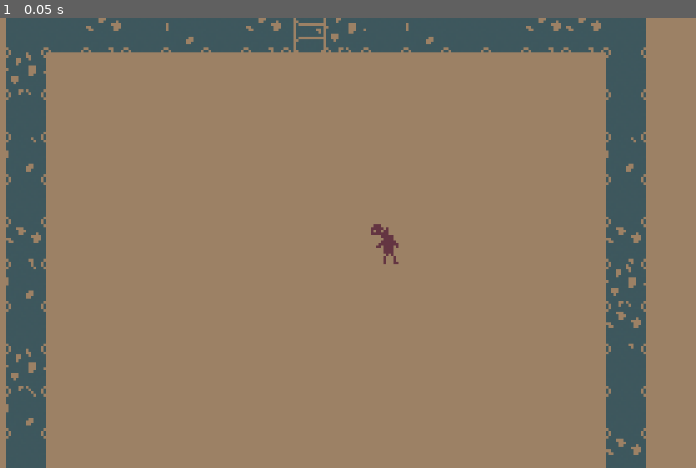
Above: before the commit, frame 1.
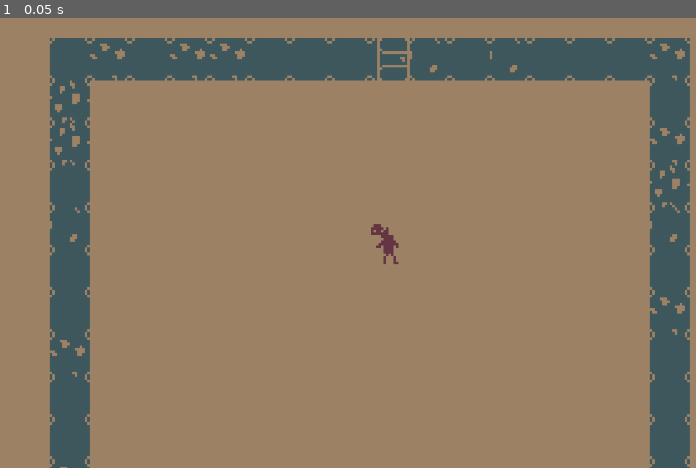
Above: after the commit, the same moment.

Repository: ThomasLandstra/Rougelike
Game: Godot game, scene res://game scene.tscn
Same seed, same stepped clock (60 frames per second), same inputs: the game is played once before the commit and once after it.
Inputs:
- Up to frame 1 (0.05 s): no input

The runs differ from the first frame. In frame 1, 29% of the frame differs, in the area x 0-100%, y 0-100%.

Commit message:
Create map and add map example image

Diff:
--- a/game scene.tscn
+++ b/game scene.tscn
@@ -66,10 +66,10 @@
 tile_set = ExtResource( 1 )
 cell_size = Vector2( 16, 16 )
 format = 1
-tile_data = PoolIntArray( -196614, 0, 0, -196613, 0, 0, -196612, 2, 0, -196611, 0, 0, -196610, 1, 0, -196609, 0, 0, -262144, 2, 0, -262143, 4, 0, -262142, 3, 0, -262141, 0, 0, -262140, 1, 0, -262139, 0, 0, -262138, 0, 0, -262137, 2, 0, -262136, 2, 0, -262135, 0, 0, -131078, 3, 0, -196599, 0, 0, -65542, 0, 0, -131063, 0, 0, -6, 1, 0, -65527, 1, 0, 65530, 0, 0, 9, 0, 0, 131066, 2, 0, 65545, 2, 0, 196602, 1, 0, 131081, 3, 0, 262138, 0, 0, 196617, 2, 0, 327674, 3, 0, 262153, 0, 0, 393210, 1, 0, 327689, 0, 0, 458746, 0, 0, 393225, 2, 0, 524282, 0, 0, 458761, 0, 0, 589818, 2, 0, 524297, 0, 0, 655354, 2, 0, 589833, 3, 0, 720890, 0, 0, 655369, 2, 0, 786426, 0, 0, 786427, 0, 0, 786428, 1, 0, 786429, 1, 0, 786430, 1, 0, 786431, 1, 0, 720896, 0, 0, 720897, 0, 0, 720898, 0, 0, 720899, 1, 0, 720900, 0, 0, 720901, 0, 0, 720902, 0, 0, 720903, 0, 0, 720904, 3, 0, 720905, 2, 0 )
+tile_data = PoolIntArray( -196614, 0, 0, -196613, 2, 0, -196612, 0, 0, -196611, 2, 0, -196610, 2, 0, -196609, 0, 0, -262144, 0, 0, -262143, 0, 0, -262142, 4, 0, -262141, 1, 0, -262140, 0, 0, -262139, 1, 0, -262138, 0, 0, -262137, 0, 0, -262136, 0, 0, -262135, 2, 0, -131078, 3, 0, -196599, 0, 0, -65542, 3, 0, -131063, 2, 0, -6, 0, 0, -65527, 3, 0, 65530, 1, 0, 9, 1, 0, 131066, 0, 0, 65545, 0, 0, 196602, 0, 0, 131081, 2, 0, 262138, 2, 0, 196617, 0, 0, 327674, 0, 0, 262153, 0, 0, 393210, 0, 0, 327689, 0, 0, 458746, 2, 0, 393225, 0, 0, 524282, 3, 0, 458761, 0, 0, 589818, 0, 0, 524297, 2, 0, 655354, 1, 0, 589833, 3, 0, 720890, 0, 0, 655369, 0, 0, 786426, 0, 0, 786427, 0, 0, 786428, 2, 0, 786429, 0, 0, 786430, 0, 0, 786431, 0, 0, 720896, 0, 0, 720897, 2, 0, 720898, 0, 0, 720899, 2, 0, 720900, 3, 0, 720901, 0, 0, 720902, 0, 0, 720903, 0, 0, 720904, 1, 0, 720905, 0, 0 )
 
 [node name="player" type="Sprite" parent="."]
-position = Vector2( 48, 16 )
+position = Vector2( 30.5383, 5.38142 )
 scale = Vector2( 0.5, 0.5 )
 texture = ExtResource( 2 )
 centered = false
Binary file added: src/maps/map example.png
Not shown, added: src/maps/map example.png.import
